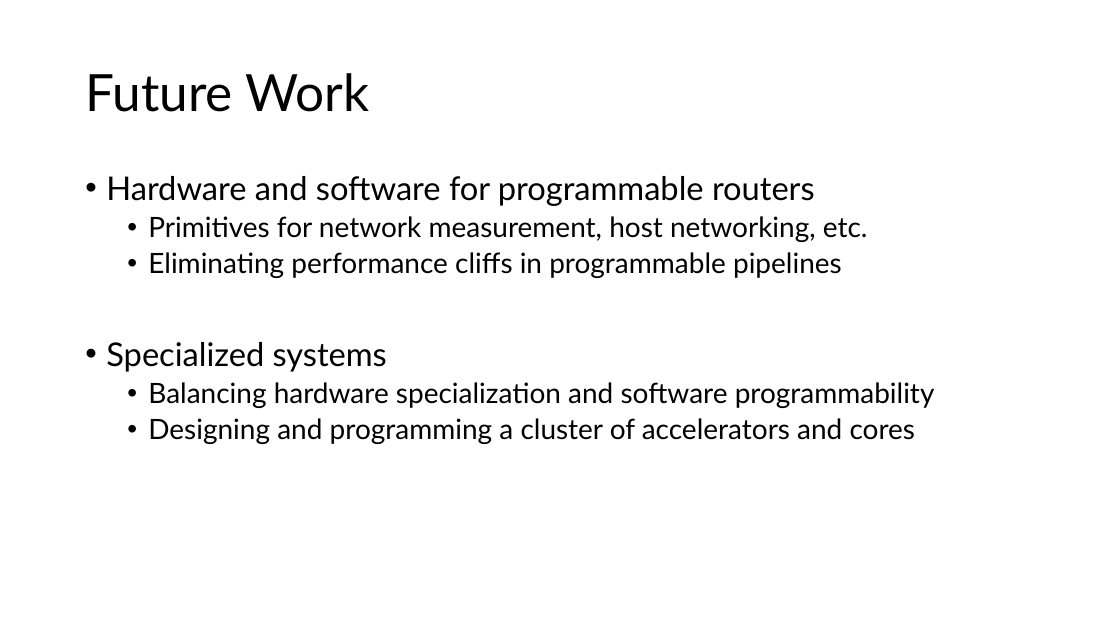
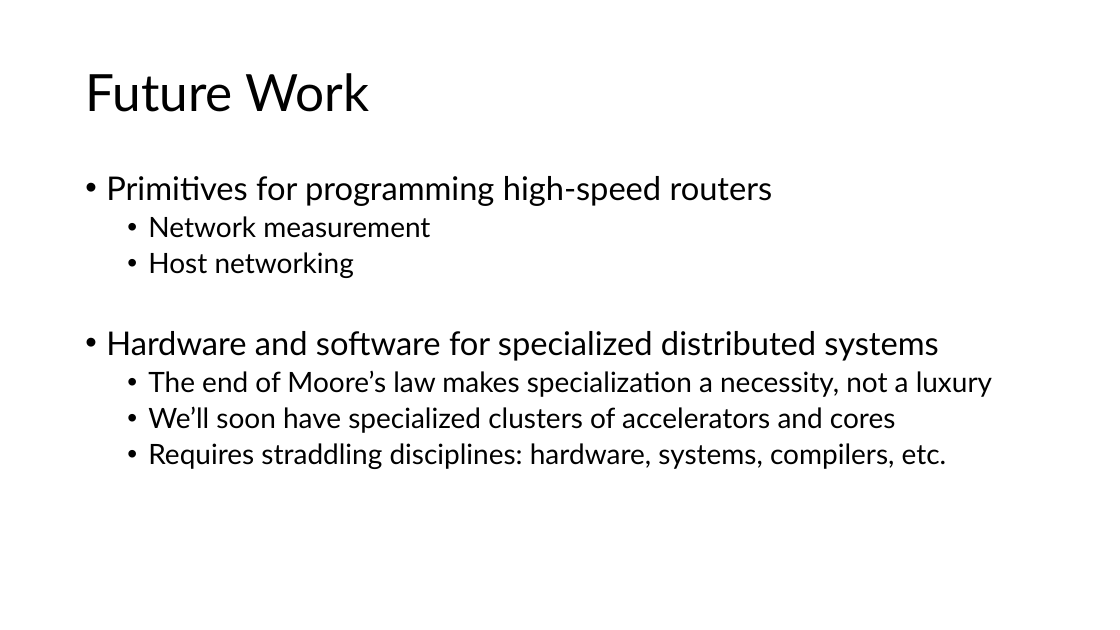
Before and after one commit to anirudhSK/pifo-domino-marple-ppts, a slide deck: slide 48 of combined_domino_pifo.pptx. Drawn at 1120x630 pixels with LibreOffice and Linux fonts; fonts in the diff are those of the drawing. Boxes give left, top, right and bottom in pixels: in the first picture for what was removed or moved away, otherwise in the second. Text is boxed around its words. In the diff, an @@ line names an element or a change of style, - is before the commit and + after.

Commit message:
Fine tune future work, can now do it in 1:50

```diff
--- a/combined_domino_pifo.pptx
+++ b/combined_domino_pifo.pptx
@@ text at bbox=[106, 176, 992, 469]: text changed @@
-• Hardware and software for programmable routers
-  • Primitives for network measurement, host networking, etc.
-  • Eliminating performance cliffs in programmable pipelines
-• Specialized systems
-  • Balancing hardware specialization and software programmability
-  • Designing and programming a cluster of accelerators and cores
+• Primitives for programming high-speed routers
+  • Network measurement
+  • Host networking
+• Hardware and software for specialized distributed systems
+  • The end of Moore’s law makes specialization a necessity, not a luxury
+  • We’ll soon have specialized clusters of accelerators and cores
+  • Requires straddling disciplines: hardware, systems, compilers, etc.
```
